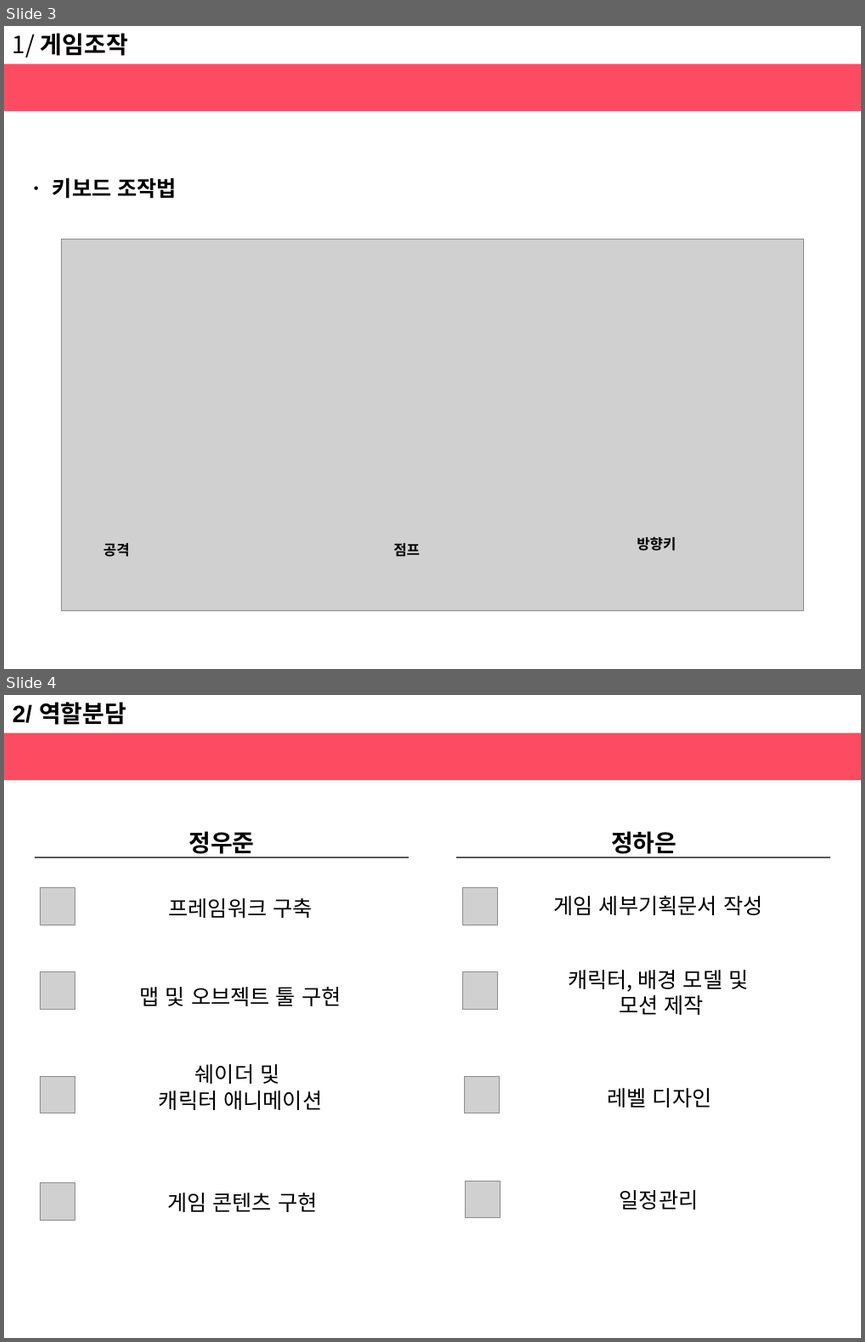
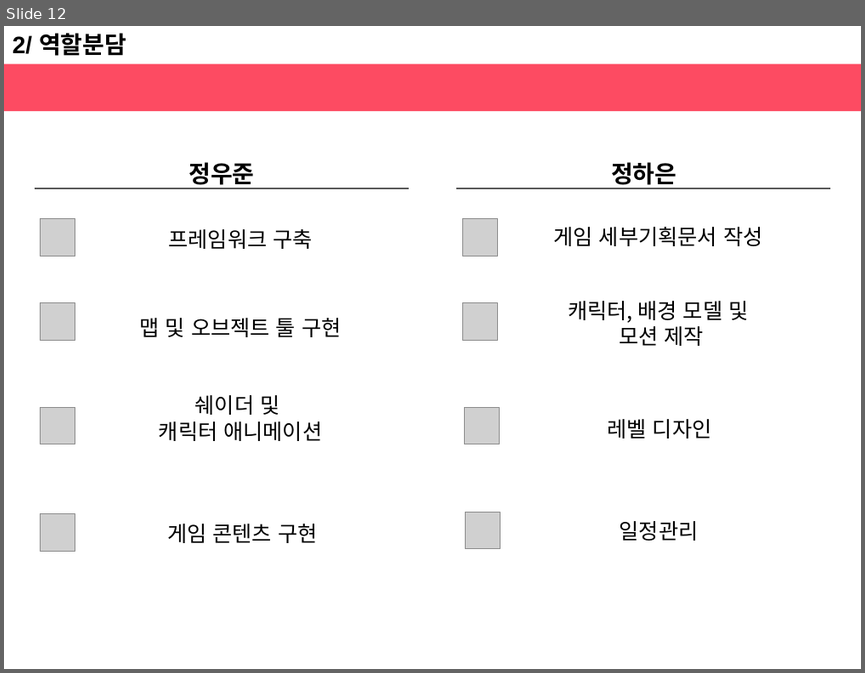
Before and after one commit to haeunjung/Team_Project, a slide deck: 기획문서/앨리스의 태엽_정하은_정우준(중간발표).pptx. Shown one above the other, each under a label of ours: slides 3 and 4 before the commit, slide 12 after it. The pictures are 865x1342 and 865x673 pixels, drawn with LibreOffice and Linux fonts; fonts in the diff are those of the drawing; grey boxes stand for pictures. Boxes give left, top, right and bottom in pixels: in the first picture for what was removed or moved away, otherwise in the second. Text is boxed around its words. In the diff, an @@ line names an element or a change of style, - is before the commit and + after.

```diff
--- a/기획문서/앨리스의 태엽_정하은_정우준(중간발표).pptx
+++ b/기획문서/앨리스의 태엽_정하은_정우준(중간발표).pptx
@@ slide 3 removed at <box>4,26,861,669</box>, background #FFFFFF @@
@@ text removed at <box>12,33,128,57</box> @@
-1/ 게임조작
@@ rectangle removed at <box>4,63,861,111</box> @@
@@ text removed at <box>27,178,177,199</box> @@
-ㆍ 키보드 조작법
@@ group removed at <box>62,239,803,610</box>: 3 texts, 1 picture @@
-공격
-점프
-방향키
@@ what was slide 4 is now slide 12 @@
```
Also in this commit, not shown: 6 slides changed, 3 slides added, 1 other slide removed, 31 other files.
